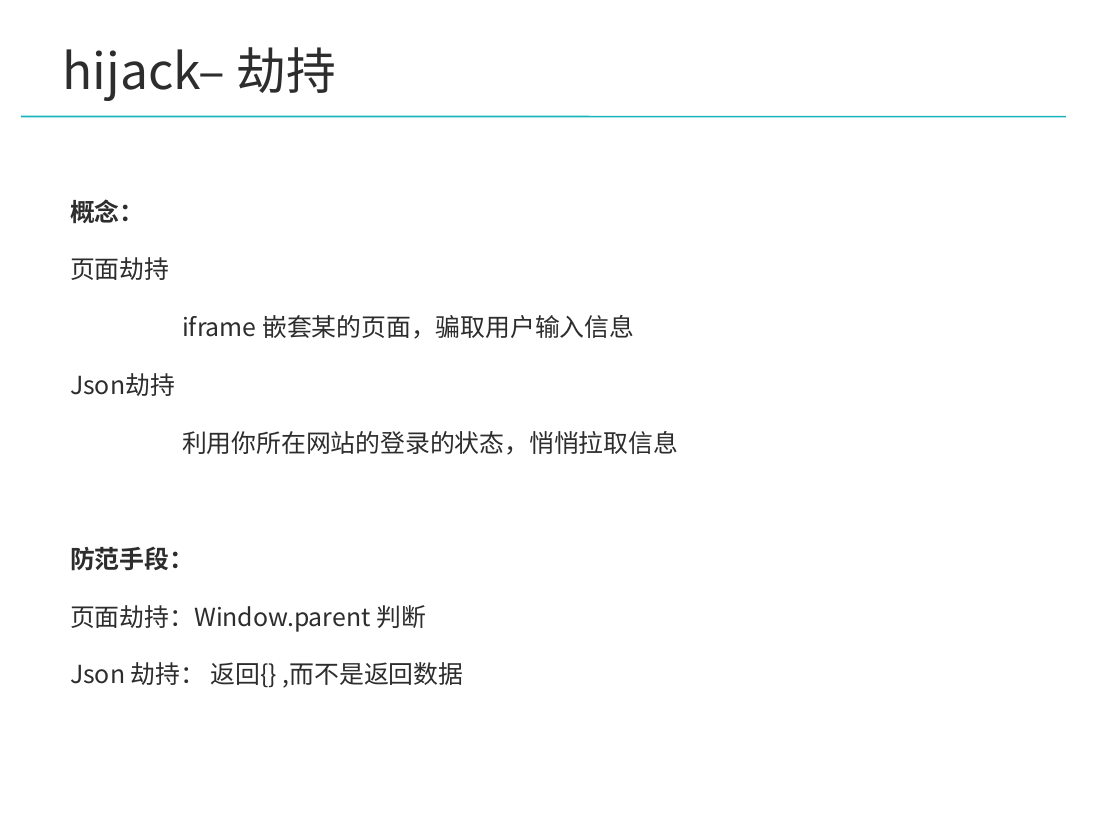
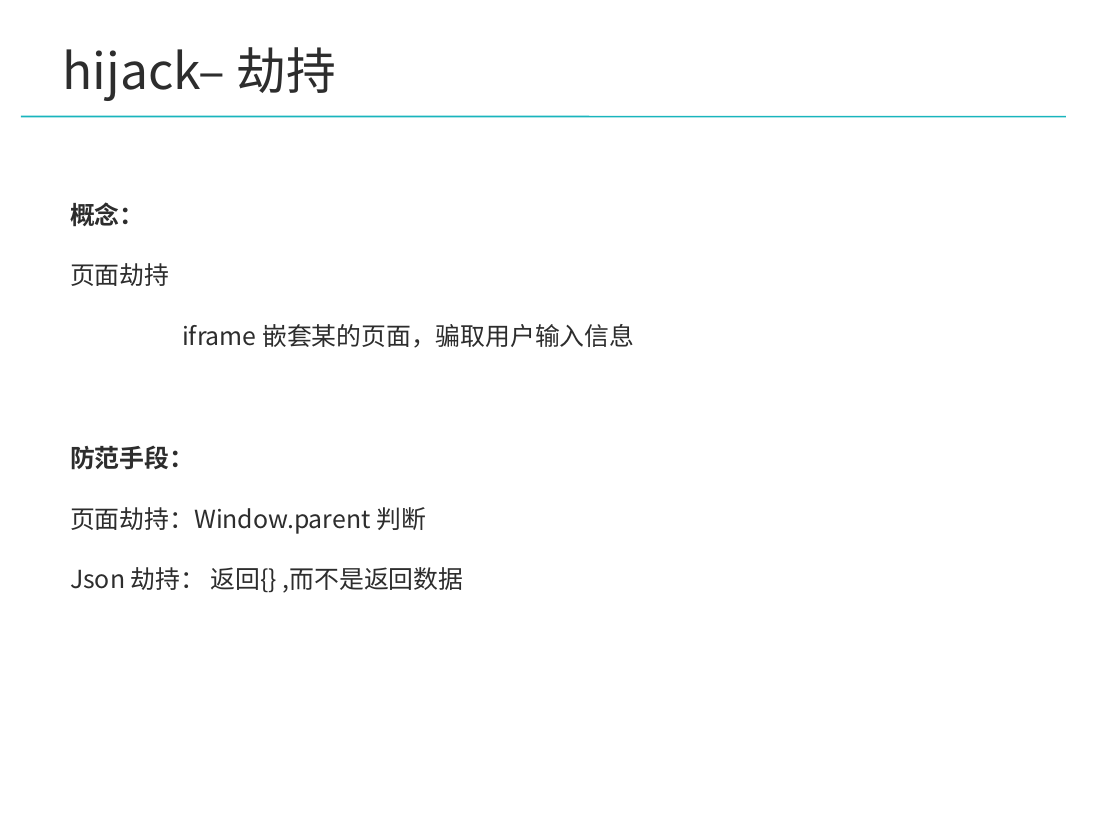
Before and after one commit to caihuiji/web-safe-demo, a slide deck: slide 7 of web安全 .pptx. Drawn at 1120x840 pixels with LibreOffice and Linux fonts; fonts in the diff are those of the drawing; background and template pictures are left out. Boxes give left, top, right and bottom in pixels: in the first picture for what was removed or moved away, otherwise in the second. Text is boxed around its words. In the diff, an @@ line names an element or a change of style, - is before the commit and + after.

```diff
--- a/web安全 .pptx
+++ b/web安全 .pptx
@@ text "概念：" at bbox=[70, 202, 634, 593]: line spacing 1 to 1.1 @@
@@ text at bbox=[70, 373, 678, 455]: paragraphs removed @@
-Json劫持
-利用你所在网站的登录的状态，悄悄拉取信息
```
Also in this commit, not shown: 2 other slides changed, 8 other files.
